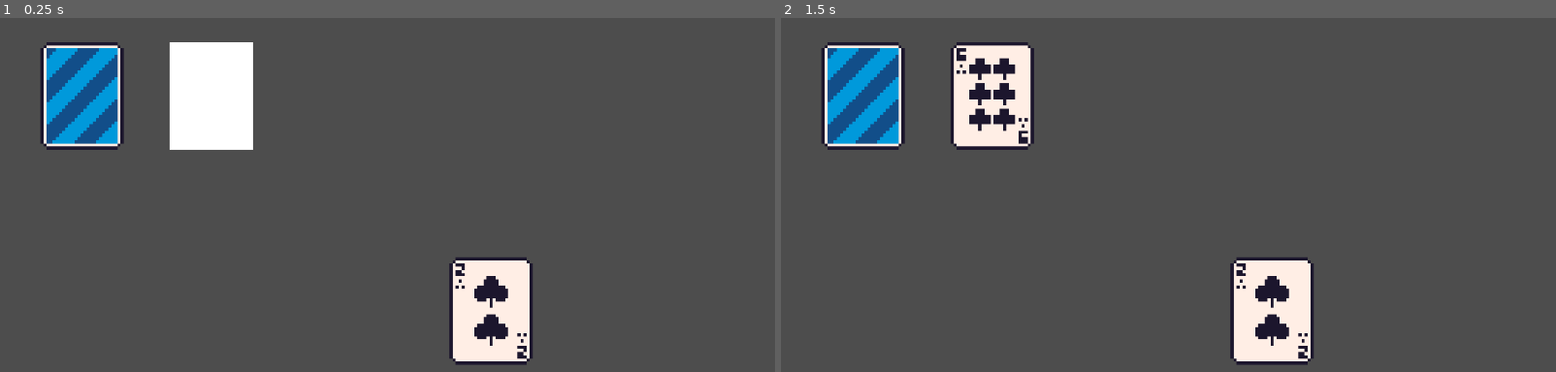
Above: before the commit, frames 1-2 (left to right).
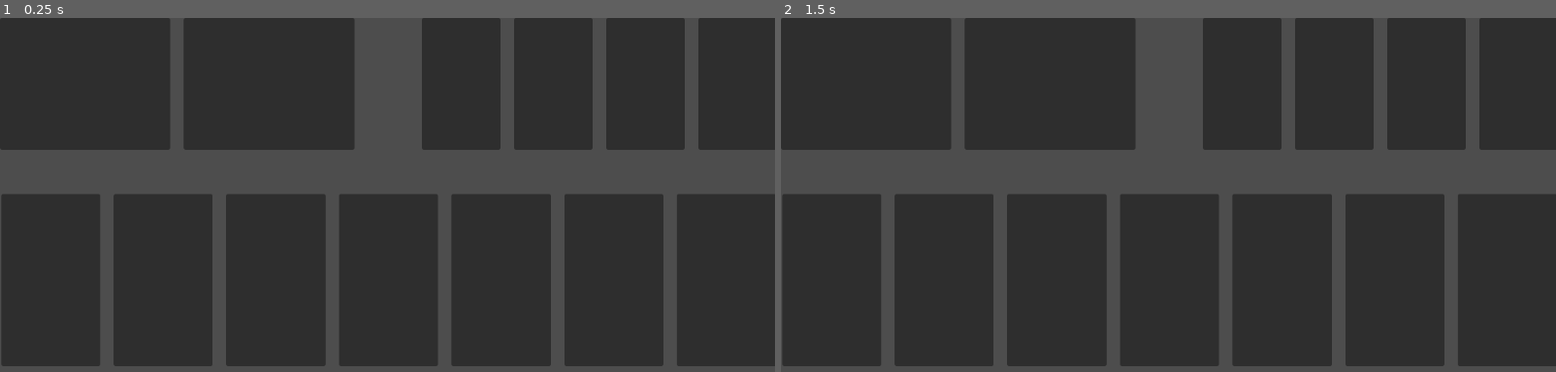
Above: after the commit, the same moments.

Repository: samuel-mast/solitaire-game
Game: Godot game, scene res://scenes/game.tscn
Two runs of this game, one before a commit and one after it. Both use one fixed random seed, a clock stepped at 60 frames per second and the inputs below.
Inputs (mouse positions are in pixels of both pictures, inside the frame that each line leads up to):
- Up to frame 1 (0.25 s): no input
- Up to frame 2 (1.5 s): tap Enter at 0.5 s; move the mouse to (866, 95) at 0.52 s; click (866, 95) at 0.67 s; tap Space at 1.25 s; move the mouse to (1013, 258) at 1.27 s; click (1013, 258) at 1.42 s

The runs differ from the first frame. In frame 1, 74% of the frame differs, in the area x 0-100%, y 0-99%; in frame 2, 73%.

Commit message:
UI Skeleton

Diff:
--- a/scenes/card.tscn
+++ /dev/null
@@ -1,15 +0,0 @@
-[gd_scene load_steps=2 format=3 uid="uid://x6vljyfb0kss"]
-
-[ext_resource type="Texture2D" uid="uid://wtxwcs7ax4p6" path="res://assets/sprites/cards/C2.png" id="1_6nvsd"]
-
-[node name="Card" type="Control"]
-layout_mode = 3
-offset_right = 31.0
-offset_bottom = 40.0
-
-[node name="CardTexture" type="TextureRect" parent="."]
-layout_mode = 0
-offset_right = 31.0
-offset_bottom = 40.0
-texture = ExtResource("1_6nvsd")
-stretch_mode = 4
--- a/scenes/deck.tscn
+++ /dev/null
@@ -1,19 +0,0 @@
-[gd_scene load_steps=3 format=3 uid="uid://dh60n1of7isnq"]
-
-[ext_resource type="Script" path="res://scripts/deck.gd" id="1_1phbk"]
-[ext_resource type="Texture2D" uid="uid://vtfgk1il44rx" path="res://assets/sprites/cards/Backs/back_0.png" id="1_qtye4"]
-
-[node name="Deck" type="Control"]
-layout_mode = 3
-offset_right = 31.0
-offset_bottom = 40.0
-grow_horizontal = 2
-grow_vertical = 2
-script = ExtResource("1_1phbk")
-
-[node name="DeckCard" type="TextureRect" parent="."]
-layout_mode = 0
-offset_right = 31.0
-offset_bottom = 40.0
-texture = ExtResource("1_qtye4")
-stretch_mode = 4
--- a/scenes/discard.tscn
+++ /dev/null
@@ -1,18 +0,0 @@
-[gd_scene load_steps=3 format=3 uid="uid://b1h412docxujn"]
-
-[ext_resource type="Script" path="res://scripts/discard.gd" id="1_o2ao0"]
-
-[sub_resource type="CanvasTexture" id="CanvasTexture_tkbrs"]
-
-[node name="Discard" type="Control"]
-layout_mode = 3
-anchors_preset = 0
-offset_right = 31.0
-offset_bottom = 40.0
-script = ExtResource("1_o2ao0")
-
-[node name="DiscardCard" type="TextureRect" parent="."]
-layout_mode = 0
-offset_right = 31.0
-offset_bottom = 40.0
-texture = SubResource("CanvasTexture_tkbrs")
--- a/scenes/game.tscn
+++ b/scenes/game.tscn
@@ -1,35 +1,87 @@
-[gd_scene load_steps=4 format=3 uid="uid://cjej3v5cyvccq"]
-
-[ext_resource type="PackedScene" uid="uid://x6vljyfb0kss" path="res://scenes/card.tscn" id="1_tidhj"]
-[ext_resource type="PackedScene" uid="uid://dh60n1of7isnq" path="res://scenes/deck.tscn" id="2_k40ll"]
-[ext_resource type="PackedScene" uid="uid://b1h412docxujn" path="res://scenes/discard.tscn" id="3_tcow2"]
+[gd_scene format=3 uid="uid://b6t4n5aq43jav"]
 
 [node name="Game" type="Control"]
 layout_mode = 3
-anchors_preset = 0
+anchors_preset = 15
+anchor_right = 1.0
+anchor_bottom = 1.0
+grow_horizontal = 2
+grow_vertical = 2
 
-[node name="Camera2D" type="Camera2D" parent="."]
-position = Vector2(1, 8)
-zoom = Vector2(4, 4)
+[node name="HBoxContainer" type="HBoxContainer" parent="."]
+layout_mode = 0
+offset_right = 1155.0
+offset_bottom = 196.0
+theme_override_constants/separation = 100
 
-[node name="Card" parent="." instance=ExtResource("1_tidhj")]
-anchors_preset = 0
-offset_left = 24.0
-offset_top = 16.0
-offset_right = 55.0
-offset_bottom = 56.0
+[node name="TopHBox" type="HBoxContainer" parent="HBoxContainer"]
+layout_mode = 2
+size_flags_horizontal = 3
+size_flags_vertical = 3
+theme_override_constants/separation = 20
 
-[node name="Discard" parent="." instance=ExtResource("3_tcow2")]
-offset_left = -80.0
-offset_top = -64.0
-offset_right = -49.0
-offset_bottom = -24.0
+[node name="Panel" type="Panel" parent="HBoxContainer/TopHBox"]
+layout_mode = 2
+size_flags_horizontal = 3
 
-[node name="Deck" parent="." instance=ExtResource("2_k40ll")]
-anchors_preset = 0
-offset_left = -128.0
-offset_top = -64.0
-offset_right = -97.0
-offset_bottom = -24.0
-grow_horizontal = 1
-grow_vertical = 1
+[node name="Panel2" type="Panel" parent="HBoxContainer/TopHBox"]
+layout_mode = 2
+size_flags_horizontal = 3
+
+[node name="TopHBox2" type="HBoxContainer" parent="HBoxContainer"]
+layout_mode = 2
+size_flags_horizontal = 3
+size_flags_vertical = 3
+theme_override_constants/separation = 20
+
+[node name="Panel" type="Panel" parent="HBoxContainer/TopHBox2"]
+layout_mode = 2
+size_flags_horizontal = 3
+
+[node name="Panel2" type="Panel" parent="HBoxContainer/TopHBox2"]
+layout_mode = 2
+size_flags_horizontal = 3
+
+[node name="Panel3" type="Panel" parent="HBoxContainer/TopHBox2"]
+layout_mode = 2
+size_flags_horizontal = 3
+
+[node name="Panel4" type="Panel" parent="HBoxContainer/TopHBox2"]
+layout_mode = 2
+size_flags_horizontal = 3
+
+[node name="HBoxContainer2" type="HBoxContainer" parent="."]
+layout_mode = 0
+offset_left = 2.0
+offset_top = 262.0
+offset_right = 1154.0
+offset_bottom = 518.0
+theme_override_constants/separation = 20
+
+[node name="Panel" type="Panel" parent="HBoxContainer2"]
+layout_mode = 2
+size_flags_horizontal = 3
+
+[node name="Panel2" type="Panel" parent="HBoxContainer2"]
+layout_mode = 2
+size_flags_horizontal = 3
+
+[node name="Panel3" type="Panel" parent="HBoxContainer2"]
+layout_mode = 2
+size_flags_horizontal = 3
+
+[node name="Panel4" type="Panel" parent="HBoxContainer2"]
+layout_mode = 2
+size_flags_horizontal = 3
+
+[node name="Panel5" type="Panel" parent="HBoxContainer2"]
+layout_mode = 2
+size_flags_horizontal = 3
+
+[node name="Panel6" type="Panel" parent="HBoxContainer2"]
+layout_mode = 2
+size_flags_horizontal = 3
+
+[node name="Panel7" type="Panel" parent="HBoxContainer2"]
+layout_mode = 2
+size_flags_horizontal = 3
--- /dev/null
+++ b/scripts/card.gd
@@ -0,0 +1,26 @@
+extends Control
+
+@onready var card_texture = $CardTexture
+var deck = ["C1","C2","C3","C4","C5","C6","C7","C8","C9","C10","C11","C12","C13"]
+var card = ""
+#var card_texture = ""
+var faceup = false
+# Called when the node enters the scene tree for the first time.
+func _ready() -> void:
+	card = deck[0]
+
+# Called every frame. 'delta' is the elapsed time since the previous frame.
+#func _process(delta: float) -> void:
+
+func _gui_input(event: InputEvent) -> void:
+	if event is InputEventMouseButton:
+		if event.pressed == false:
+			flip()
+
+func flip():
+	if faceup:
+		card_texture.texture = load("res://assets/sprites/cards/Backs/back_0.png")
+		faceup =! faceup
+	else:
+		card_texture.texture = load("res://assets/sprites/cards/" + card + ".png")
+		faceup =! faceup
--- a/scripts/deck.gd
+++ /dev/null
@@ -1,34 +0,0 @@
-extends Control
-
-var deck = ["C1","C2","C3","C4","C5","C6","C7","C8","C9","C10","C11","C12","C13"]#,
-			#"S1","S2","S3","S4","S5","S6","S7","S8","S9","S10","S11","S12","S13",
-			#"D1","D2","D3","D4","D5","D6","D7","D8","D9","D10","D11","D12","D13",
-			#"H1","H2","H3","H4","H5","H6","H7","H8","H9","H10","H11","H12","H13"]
-
-var current_deck = []
-@onready var discard_pile = $"../Discard"
-
-# Called when the node enters the scene tree for the first time.
-func _ready() -> void:
-	create_deck()
-	shuffle()
-
-# Called every frame. 'delta' is the elapsed time since the previous frame.
-#func _process(delta: float) -> void:
-
-func create_deck() -> void:
-	current_deck = deck.duplicate()
-
-func shuffle() -> void:
-	randomize()
-	current_deck.shuffle()
-
-func draw():
-	var top_card = current_deck[0]
-	current_deck.erase(top_card)
-	discard_pile.discard(top_card)
-
-func _gui_input(event: InputEvent) -> void:
-	if event is InputEventMouseButton:
-		if event.pressed == false:
-			draw()
--- a/scripts/discard.gd
+++ /dev/null
@@ -1,15 +0,0 @@
-extends Control
-
-var discard_pile = []
-@onready var top_texture = $DiscardCard
-# Called when the node enters the scene tree for the first time.
-func _ready() -> void:
-	pass # Replace with function body.
-
-
-# Called every frame. 'delta' is the elapsed time since the previous frame.
-#func _process(delta: float) -> void:#
-
-func discard(card):
-	discard_pile.append(card)
-	top_texture.texture = load("res://assets/sprites/cards/" + card + ".png")
